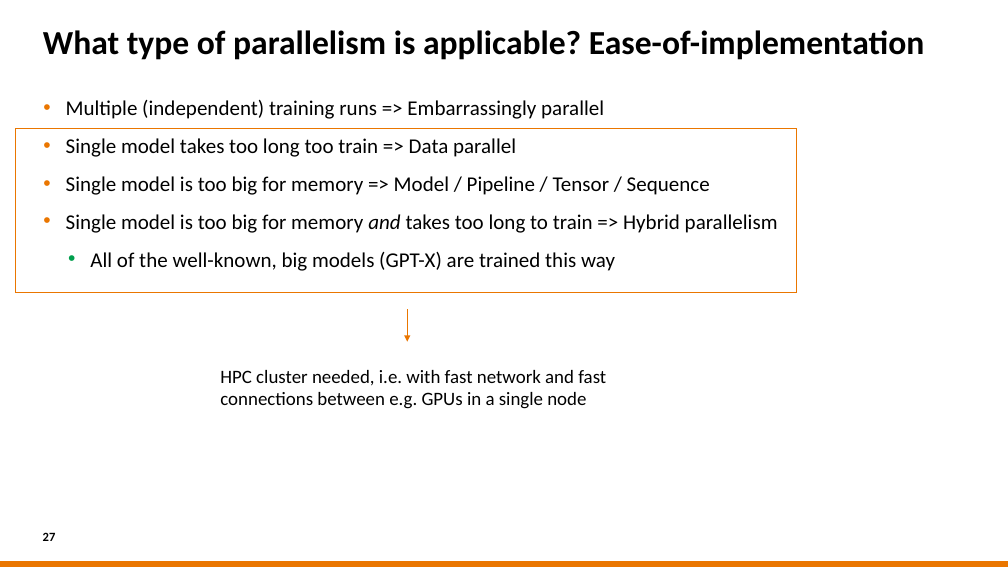
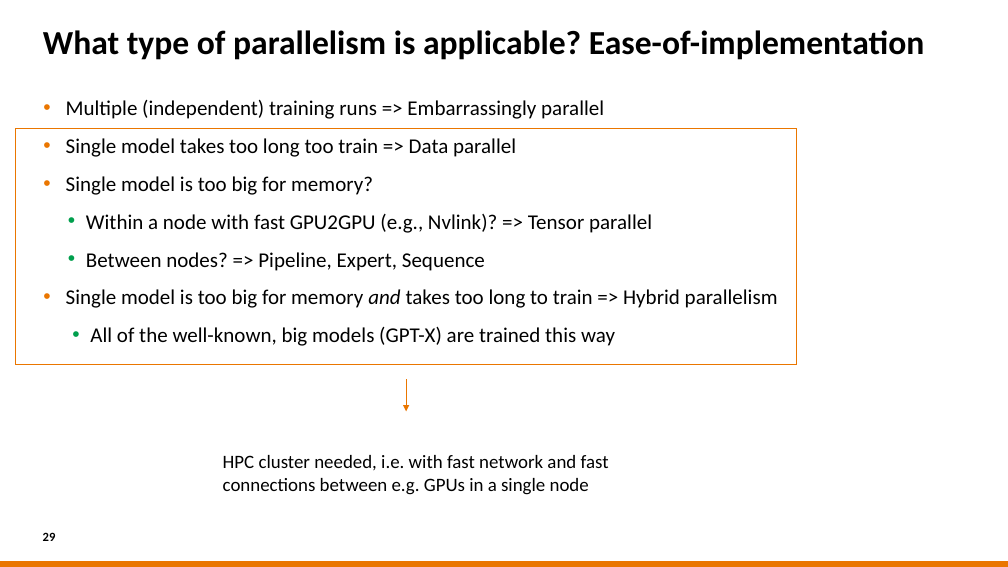
Before and after one commit to sara-nl/HPML-course-materials, a slide deck: slide 29 of Day2/slides/Parallel_Computing_for_DL.pptx (slide 27 before the commit). Drawn at 1008x567 pixels with LibreOffice and Linux fonts; fonts in the diff are those of the drawing; background and template pictures are left out. Boxes give left, top, right and bottom in pixels: in the first picture for what was removed or moved away, otherwise in the second. Text is boxed around its words. In the diff, an @@ line names an element or a change of style, - is before the commit and + after.

```diff
--- a/Day2/slides/Parallel_Computing_for_DL.pptx
+++ b/Day2/slides/Parallel_Computing_for_DL.pptx
@@ rectangle: place and size @@
-rectangle at bbox=[15, 129, 797, 293]
+rectangle at bbox=[15, 129, 797, 364]
@@ text at bbox=[66, 176, 652, 271]: text changed @@
-• Single model is too big for memory => Model / Pipeline / Tensor / Sequence
+• Single model is too big for memory?
+  • Within a node with fast GPU2GPU (e.g., Nvlink)? => Tensor parallel
+  • Between nodes? => Pipeline, Expert, Sequence
@@ text at bbox=[90, 327, 615, 346]: indent changed @@
@@ arrow moved from (408, 309) - (408, 342) to (406, 379) - (406, 411) @@
@@ text "HPC cluster needed, i.e. with ...": place and size @@
-text "HPC cluster needed, i.e. with ..." at bbox=[220, 370, 606, 409]
+text "HPC cluster needed, i.e. with ..." at bbox=[223, 455, 609, 495]
```
Also in this commit, not shown: 19 other slides changed, 2 slides added, 1 other file.
